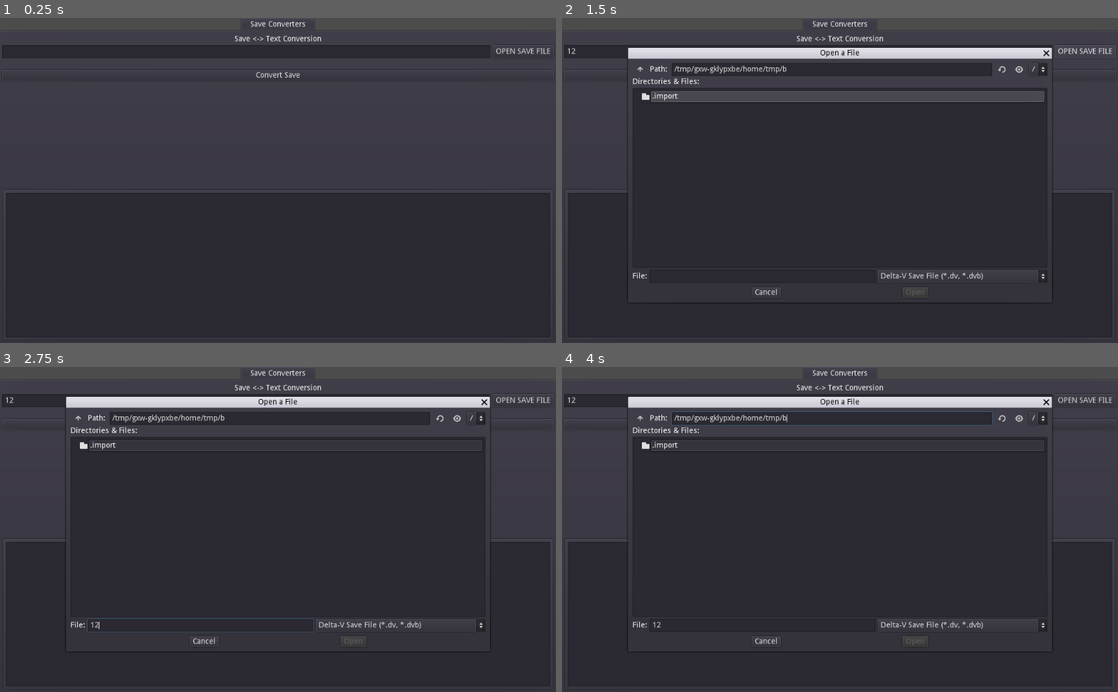
Above: before the commit, frames 1-4 (two rows, left to right).
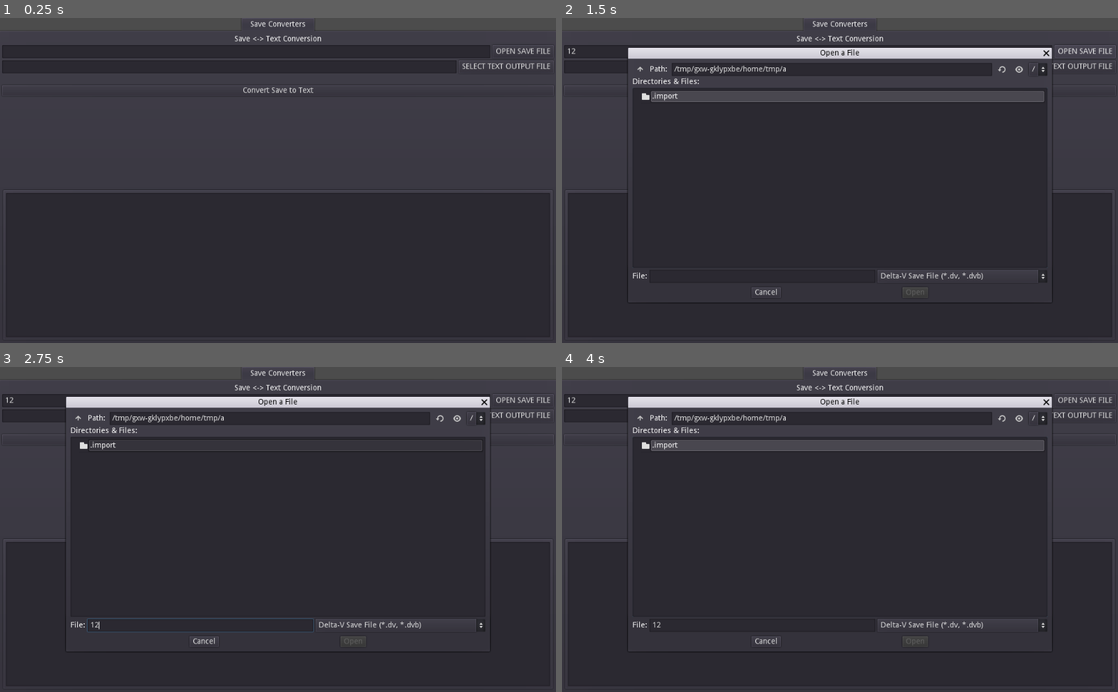
Above: after the commit, the same moments.

Repository: rwqfsfasxc100/DV-Tools
Game: Godot game, scene res://boot.tscn
Same seed, same stepped clock (60 frames per second), same inputs: the game is played once before the commit and once after it.
Inputs (mouse positions are in pixels of both pictures, inside the frame that each line leads up to):
- Up to frame 1 (0.25 s): no input
- Up to frame 2 (1.5 s): click (806, 50) at 0.52 s; type "12" at 0.6 s; click "OPEN SAVE FILE" at 1.25 s
- Up to frame 3 (2.75 s): click (200, 627) at 2.02 s; type "12" at 2.1 s
- Up to frame 4 (4 s): click "Convert Save" (after the commit: "Convert Save to Text") at 2.75 s; click (1067, 415) at 3.5 s, where only the run after the commit has a clickable "SELECT TEXT OUTPUT FILE"

The runs differ from the first frame. In frame 1, 0.9% of the frame differs, in the area x 0-100%, y 13-24%; in frame 2, 0.2%; in frame 3, 0.2%; in frame 4, 0.6%.

Commit message:
implementing first edits to select the output location

Diff:
--- a/boot.gd
+++ b/boot.gd
@@ -1,11 +1,14 @@
 extends Control
 
 var current_file = ""
+var output_file = "user://save_output.txt"
 
 export var openSave = NodePath("")
 onready var openSaveFile = get_node_or_null(openSave)
 export var openSaveText = NodePath("")
 onready var openSaveTextPath = get_node_or_null(openSaveText)
+export var openTextOutput = NodePath("")
+onready var openTextOutputPath = get_node_or_null(openTextOutput)
 
 
 var password = "FTWOMG"
@@ -25,7 +28,7 @@
 func _on_ConvertButton_pressed():
 	var data = getMetaFromSave(current_file)
 	if data:
-		f.open("user://save.t xt",File.WRITE)
+		f.open(output_file,File.WRITE)
 		f.store_string(JSON.print(data,"\t "))
 		f.close()
 
@@ -39,3 +42,7 @@
 		return savedState
 	else:
 		return
+
+
+func _on_Output_file_selected():
+	pass # Replace with function body.
--- a/boot.tscn
+++ b/boot.tscn
@@ -9,6 +9,7 @@
 script = ExtResource( 1 )
 openSave = NodePath("VBoxContainer/TabContainer/Save Converters/OpenSaveFile")
 openSaveText = NodePath("VBoxContainer/TabContainer/Save Converters/VBoxContainer/HBoxContainer/VBoxContainer/HBoxContainer/LineEdit")
+openTextOutput = NodePath("VBoxContainer/TabContainer/Save Converters/VBoxContainer/HBoxContainer/VBoxContainer/HBoxContainer2/LineEdit")
 
 [node name="VBoxContainer" type="VBoxContainer" parent="."]
 margin_right = 40.0
@@ -36,11 +37,21 @@
 margin_bottom = 418.0
 rect_min_size = Vector2( 780, 450 )
 popup_exclusive = true
-window_title = "Open a File"
-resizable = true
+window_title = "Open DV Save File"
 mode = 0
 access = 2
 filters = PoolStringArray( "*.dv, *.dvb ; Delta-V Save File" )
+show_hidden_files = true
+
+[node name="OpenOutputFIle" type="FileDialog" parent="VBoxContainer/TabContainer/Save Converters"]
+margin_left = -4.0
+margin_top = -32.0
+margin_right = 776.0
+margin_bottom = 418.0
+rect_min_size = Vector2( 780, 450 )
+popup_exclusive = true
+window_title = "Select Save Location"
+access = 2
 show_hidden_files = true
 
 [node name="VBoxContainer" type="VBoxContainer" parent="VBoxContainer/TabContainer/Save Converters"]
@@ -84,16 +95,32 @@
 margin_bottom = 24.0
 text = "OPEN SAVE FILE"
 
-[node name="Label" type="Label" parent="VBoxContainer/TabContainer/Save Converters/VBoxContainer/HBoxContainer/VBoxContainer"]
+[node name="HBoxContainer2" type="HBoxContainer" parent="VBoxContainer/TabContainer/Save Converters/VBoxContainer/HBoxContainer/VBoxContainer"]
 margin_top = 46.0
 margin_right = 1016.0
-margin_bottom = 60.0
+margin_bottom = 70.0
+
+[node name="LineEdit" type="LineEdit" parent="VBoxContainer/TabContainer/Save Converters/VBoxContainer/HBoxContainer/VBoxContainer/HBoxContainer2"]
+margin_right = 837.0
+margin_bottom = 24.0
+size_flags_horizontal = 3
+
+[node name="Button" type="Button" parent="VBoxContainer/TabContainer/Save Converters/VBoxContainer/HBoxContainer/VBoxContainer/HBoxContainer2"]
+margin_left = 841.0
+margin_right = 1016.0
+margin_bottom = 24.0
+text = "SELECT TEXT OUTPUT FILE"
+
+[node name="Label" type="Label" parent="VBoxContainer/TabContainer/Save Converters/VBoxContainer/HBoxContainer/VBoxContainer"]
+margin_top = 74.0
+margin_right = 1016.0
+margin_bottom = 88.0
 
 [node name="Button" type="Button" parent="VBoxContainer/TabContainer/Save Converters/VBoxContainer/HBoxContainer/VBoxContainer"]
-margin_top = 64.0
+margin_top = 92.0
 margin_right = 1016.0
-margin_bottom = 84.0
-text = "Convert Save"
+margin_bottom = 112.0
+text = "Convert Save to Text"
 
 [node name="VBoxContainer" type="VBoxContainer" parent="VBoxContainer/TabContainer/Save Converters/VBoxContainer"]
 margin_top = 284.0
@@ -117,6 +144,7 @@
 size_flags_vertical = 3
 
 [connection signal="file_selected" from="VBoxContainer/TabContainer/Save Converters/OpenSaveFile" to="." method="_on_FileDialog_file_selected"]
+[connection signal="file_selected" from="VBoxContainer/TabContainer/Save Converters/OpenOutputFIle" to="." method="_on_Output_file_selected"]
 [connection signal="text_changed" from="VBoxContainer/TabContainer/Save Converters/VBoxContainer/HBoxContainer/VBoxContainer/HBoxContainer/LineEdit" to="." method="_on_LineEdit_text_changed"]
 [connection signal="pressed" from="VBoxContainer/TabContainer/Save Converters/VBoxContainer/HBoxContainer/VBoxContainer/HBoxContainer/Button" to="." method="_on_Button_pressed"]
 [connection signal="pressed" from="VBoxContainer/TabContainer/Save Converters/VBoxContainer/HBoxContainer/VBoxContainer/Button" to="." method="_on_ConvertButton_pressed"]
